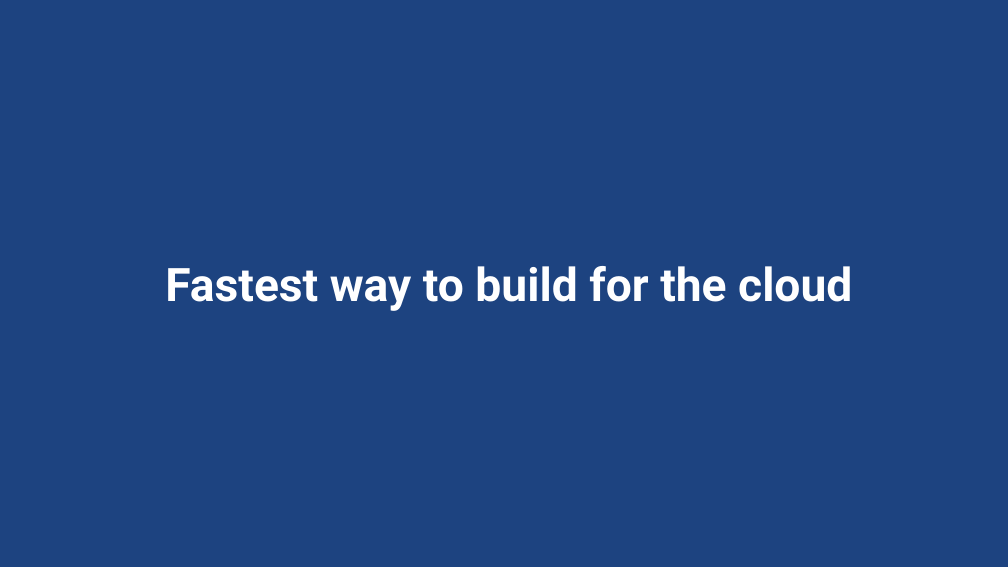
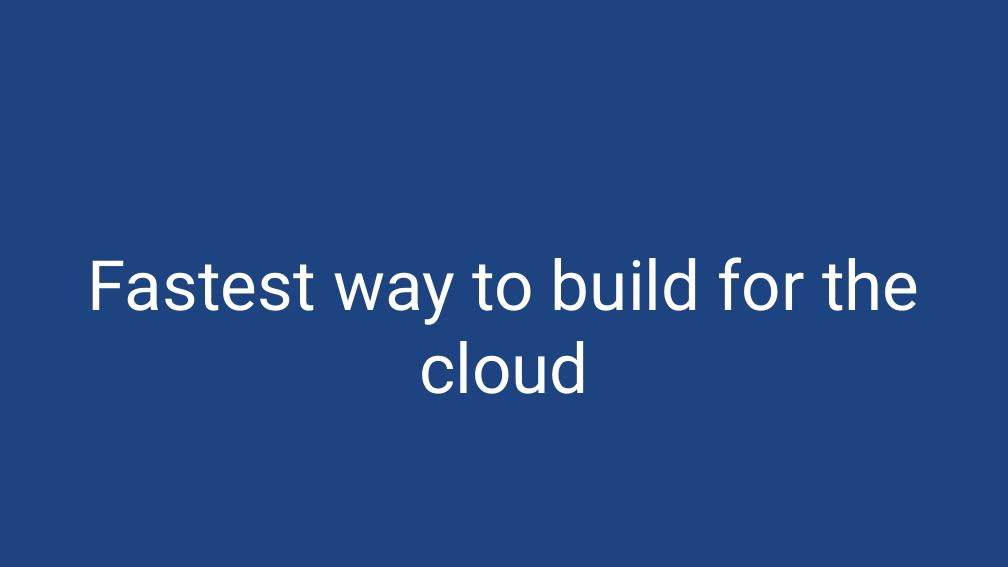
Before and after one commit to sack212/BasicAzureCamp, a slide deck: slide 3 of Web/Web.pptx. Drawn at 1008x567 pixels with LibreOffice and Linux fonts; fonts in the diff are those of the drawing; background and template pictures are left out. Boxes give left, top, right and bottom in pixels: in the first picture for what was removed or moved away, otherwise in the second. Text is boxed around its words. In the diff, an @@ line names an element or a change of style, - is before the commit and + after.

```diff
--- a/Web/Web.pptx
+++ b/Web/Web.pptx
@@ text "Fastest way to build for ...": place and size @@
-text "Fastest way to build for ..." at <box>165,266,852,311</box>
+text "Fastest way to build for ..." at <box>88,257,919,394</box>
@@ text "Fastest way to build for ..." at <box>88,257,919,394</box>: size 44 to 66 pt, bold off @@
```
Also in this commit, not shown: 10 other slides changed, 7 slides added, 7 other files.
